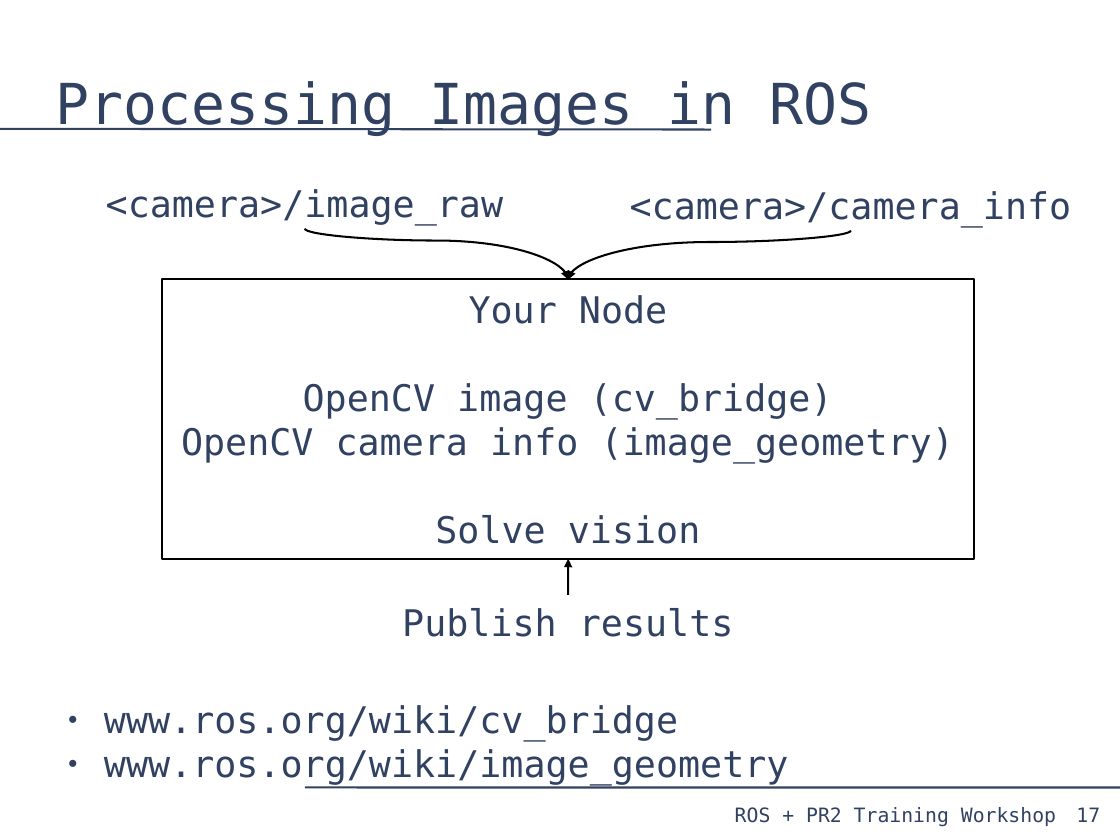
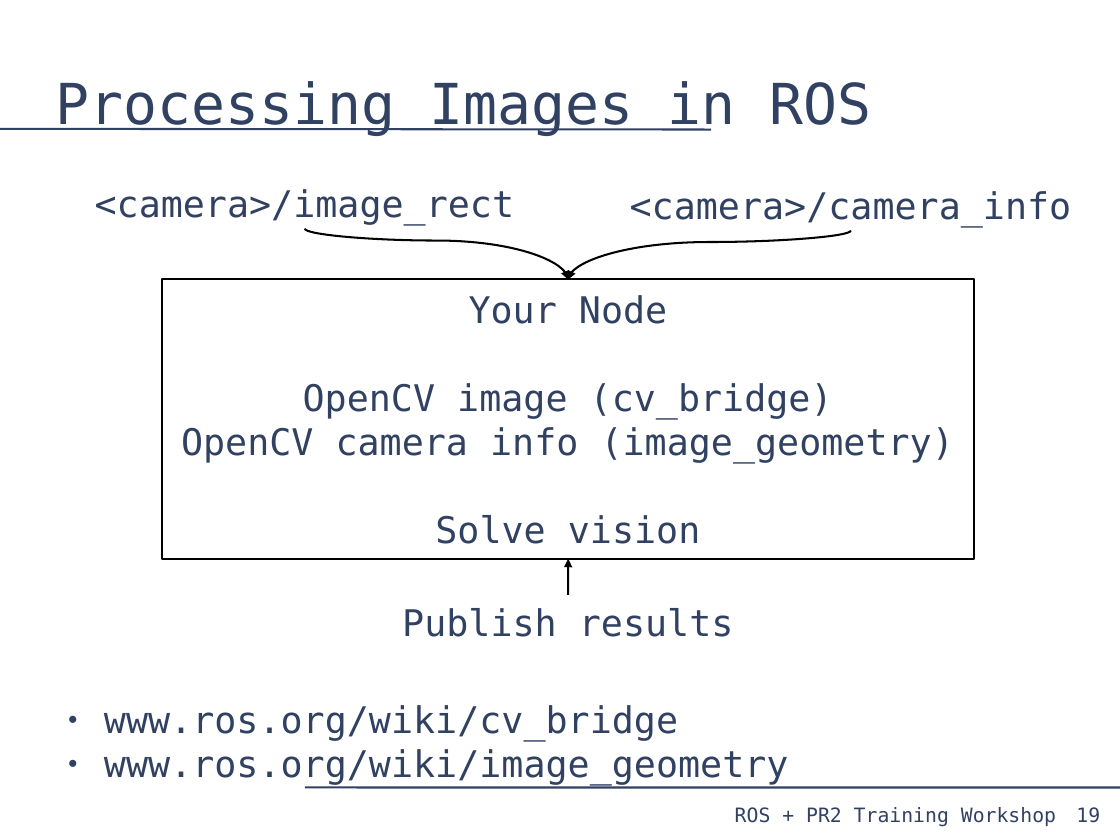
Before and after one commit to PR2/pr2_docs, a slide deck: slide 19 of pr2_training_workshop/processing_camera_data/slides.odp (slide 17 before the commit). Drawn at 1120x840 pixels with LibreOffice and Linux fonts; fonts in the diff are those of the drawing. Boxes give left, top, right and bottom in pixels: in the first picture for what was removed or moved away, otherwise in the second. Text is boxed around its words. In the diff, an @@ line names an element or a change of style, - is before the commit and + after.

```diff
--- a/pr2_training_workshop/processing_camera_data/slides.odp
+++ b/pr2_training_workshop/processing_camera_data/slides.odp
@@ text at box(95, 189, 515, 225): text changed @@
-<camera>/image_raw
+<camera>/image_rect
@@ page number at box(1076, 807, 1100, 823): text changed @@
-17
+19
```
Also in this commit, not shown: 2 other slides changed, 2 slides added.
